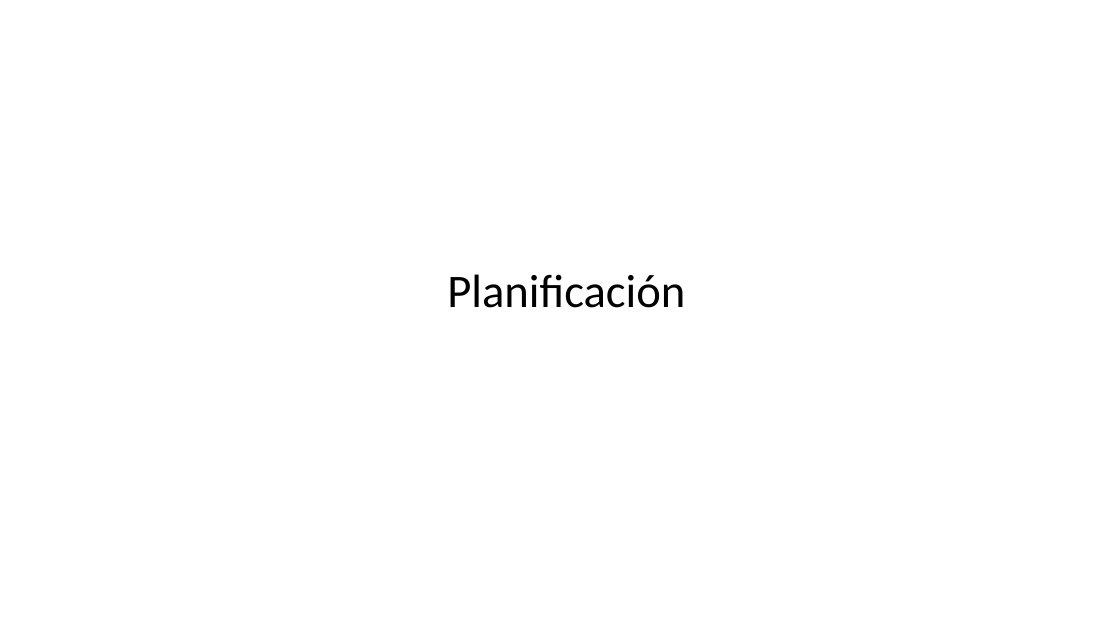
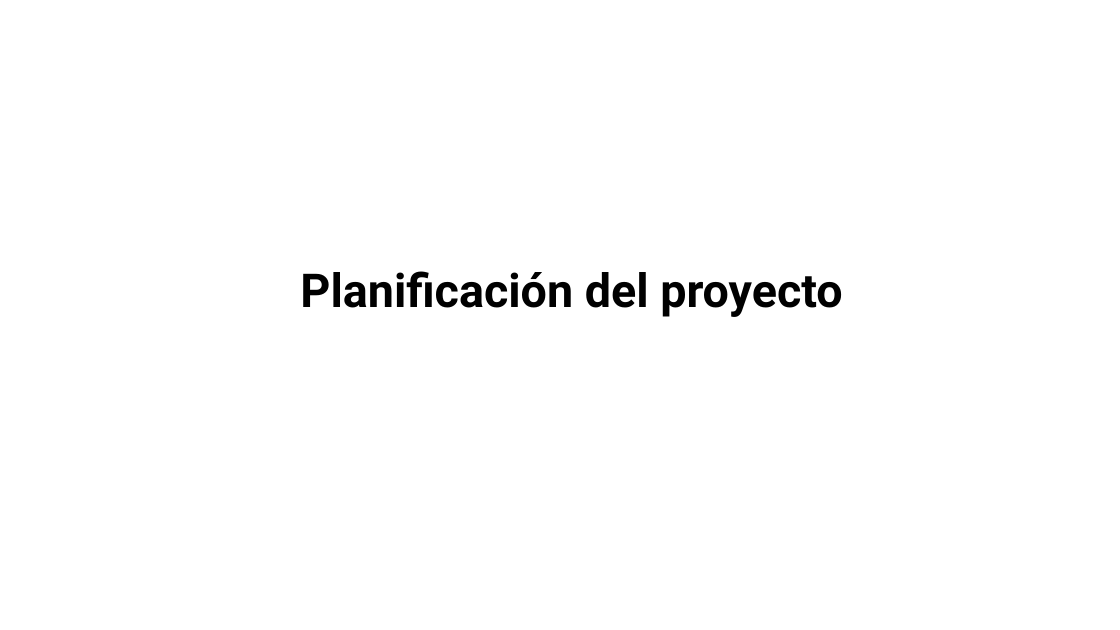
Before and after one commit to Ikvillaseca/capstoneADI, a slide deck: slide 8 of Fase 3/Evidencias Grupales/Presentación Final del proyecto (Español).pptx (slide 7 before the commit). Drawn at 1120x630 pixels with LibreOffice and Linux fonts; fonts in the diff are those of the drawing; background and template pictures are left out. Boxes give left, top, right and bottom in pixels: in the first picture for what was removed or moved away, otherwise in the second. Text is boxed around its words. In the diff, an @@ line names an element or a change of style, - is before the commit and + after.

```diff
--- a/Fase 3/Evidencias Grupales/Presentación Final del proyecto (Español).pptx
+++ b/Fase 3/Evidencias Grupales/Presentación Final del proyecto (Español).pptx
@@ title at [300, 271, 842, 317]: text changed; font Calibri to Roboto; bold on @@
-Planificación
+Planificación del proyecto
```
Also in this commit, not shown: 19 other slides changed, 15 slides added, 4 slides removed.
